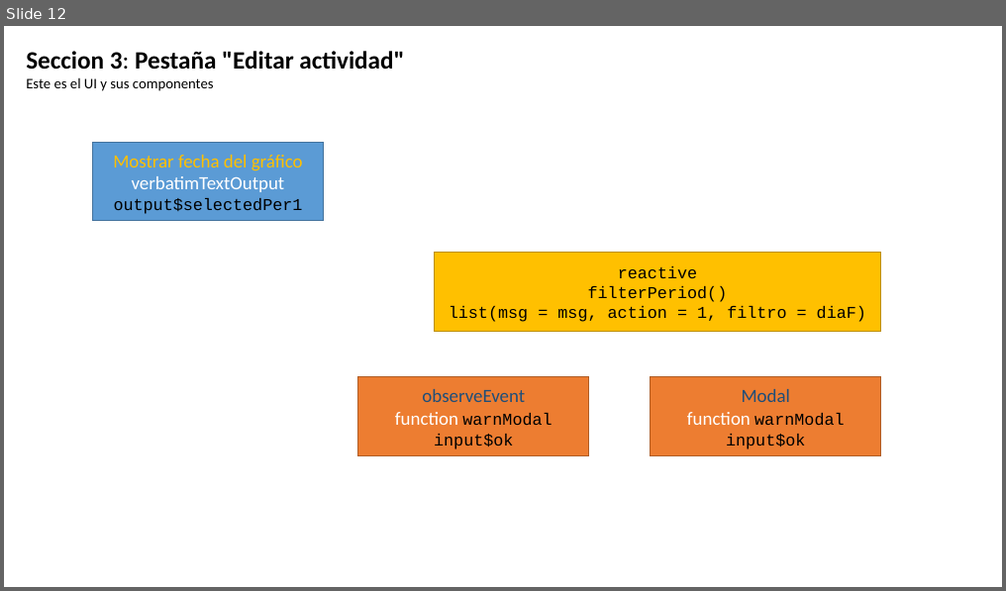
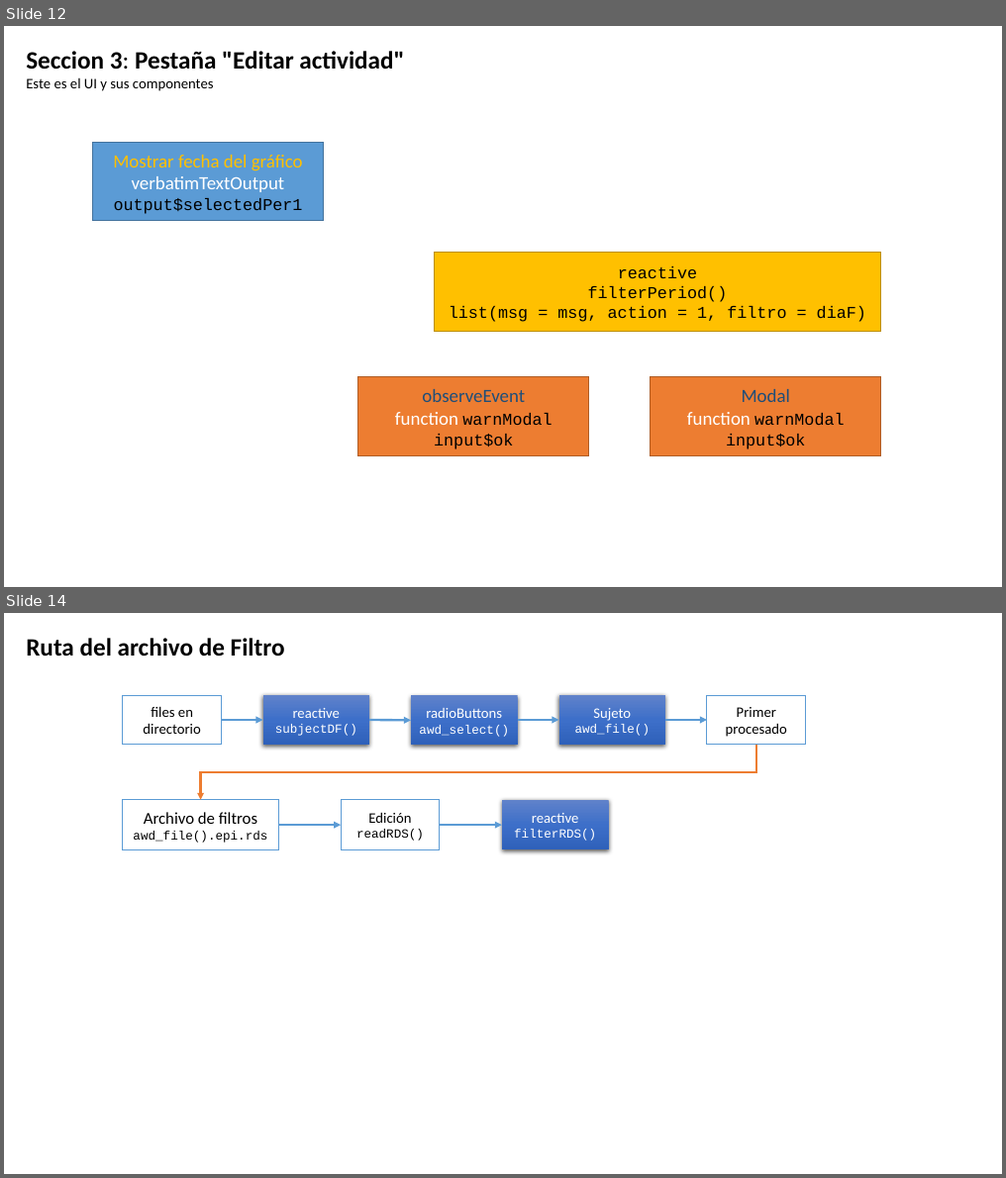
Before and after one commit to olitroski/Actigrafia, a slide deck: flujo edicion.pptx. Shown one above the other, each under a label of ours: slide 12 before the commit, slides 12 and 14 after it; the slides between them are not shown. The pictures are 1006x591 and 1006x1178 pixels, drawn with LibreOffice and Linux fonts; fonts in the diff are those of the drawing. Boxes give left, top, right and bottom in pixels: in the first picture for what was removed or moved away, otherwise in the second. Text is boxed around its words. In the diff, an @@ line names an element or a change of style, - is before the commit and + after.

```diff
--- a/flujo edicion.pptx
+++ b/flujo edicion.pptx
@@ slide 14 added at bbox=[4, 613, 1002, 1174], background #FFFFFF @@
@@ text added at bbox=[26, 638, 285, 657], 24 pt, text #000000, bold @@
+Ruta del archivo de Filtro
@@ rectangle added at bbox=[123, 695, 222, 745], fill #FFFFFF, outline #5B9BD5 1 pt, 14 pt, text #000000 @@
+files en directorio
@@ rectangle added at bbox=[263, 695, 369, 745], fill gradient #6183CB to #3E70CA to #3062BB, 12 pt, text #FFFFFF @@
+reactive
+subjectDF()
@@ rectangle added at bbox=[411, 695, 518, 745], fill gradient #6183CB to #3E70CA to #3062BB, 14 pt, text #FFFFFF @@
+radioButtons
+awd_select()
@@ rectangle added at bbox=[558, 695, 665, 745], fill gradient #6183CB to #3E70CA to #3062BB, 12 pt, text #FFFFFF @@
+Sujeto
+awd_file()
@@ rectangle added at bbox=[707, 695, 806, 745], fill #FFFFFF, outline #5B9BD5 1 pt, 14 pt, text #000000 @@
+Primer
+procesado
@@ arrow added from (222, 720) to (263, 720), #5B9BD5 2.25 pt @@
@@ arrow added from (369, 720) to (411, 720), #5B9BD5 2.25 pt @@
@@ arrow added from (518, 720) to (558, 720), #5B9BD5 2.25 pt @@
@@ arrow added from (665, 720) to (707, 720), #5B9BD5 2.25 pt @@
@@ elbow arrow added from (756, 745) to (201, 800), #ED7D31 2.25 pt @@
@@ rectangle added at bbox=[123, 800, 279, 851], fill #FFFFFF, outline #5B9BD5 1 pt, 12 pt, text #000000 @@
+Archivo de filtros
+awd_file().epi.rds
@@ rectangle added at bbox=[341, 800, 440, 851], fill #FFFFFF, outline #5B9BD5 1 pt, 12 pt, text #000000 @@
+Edición
+readRDS()
@@ rectangle added at bbox=[502, 800, 608, 851], fill gradient #6183CB to #3E70CA to #3062BB, 12 pt, text #FFFFFF @@
+reactive
+filterRDS()
@@ arrow added from (279, 825) to (341, 825), #5B9BD5 2.25 pt @@
@@ arrow added from (440, 825) to (502, 825), #5B9BD5 2.25 pt @@
```
Also in this commit, not shown: 1 slide changed, 1 other slide added, 40 other files.
